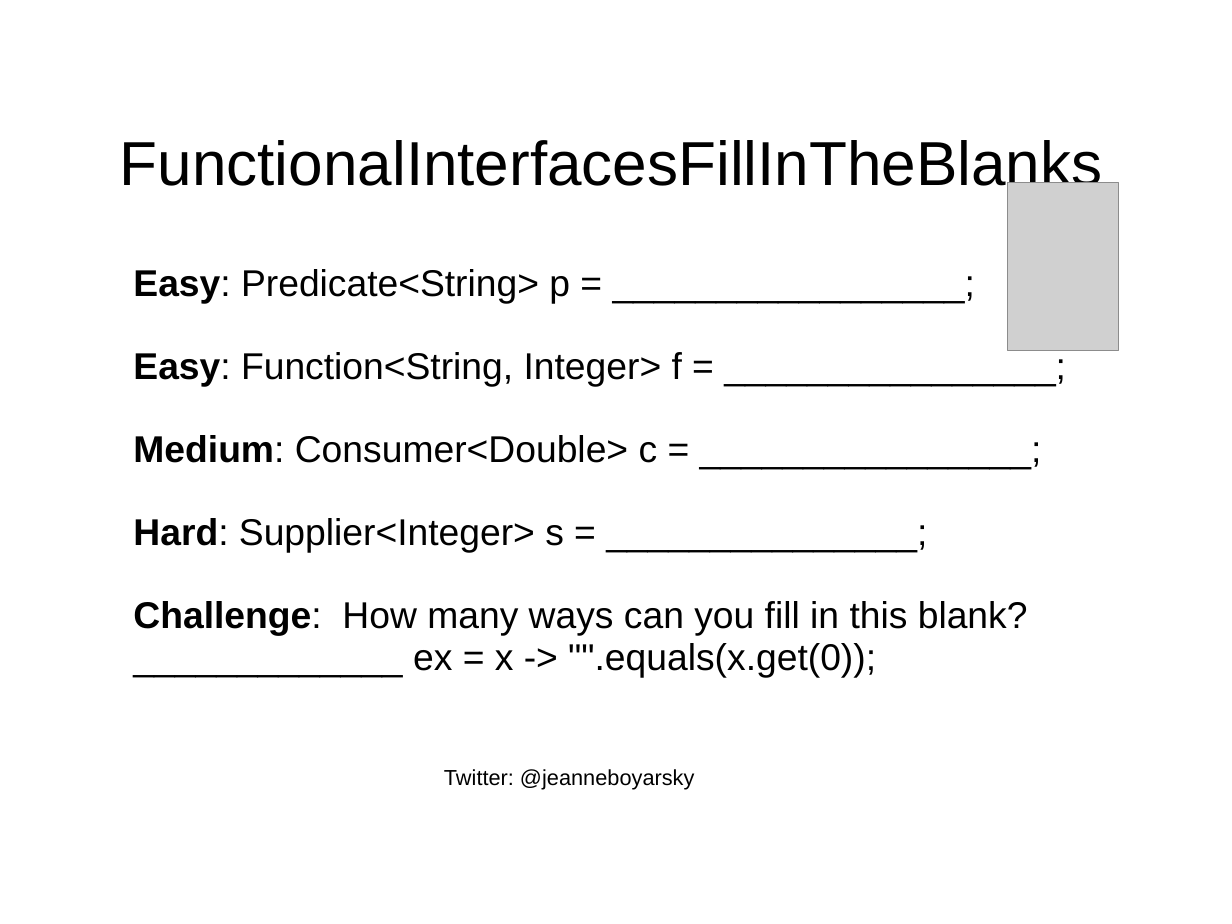
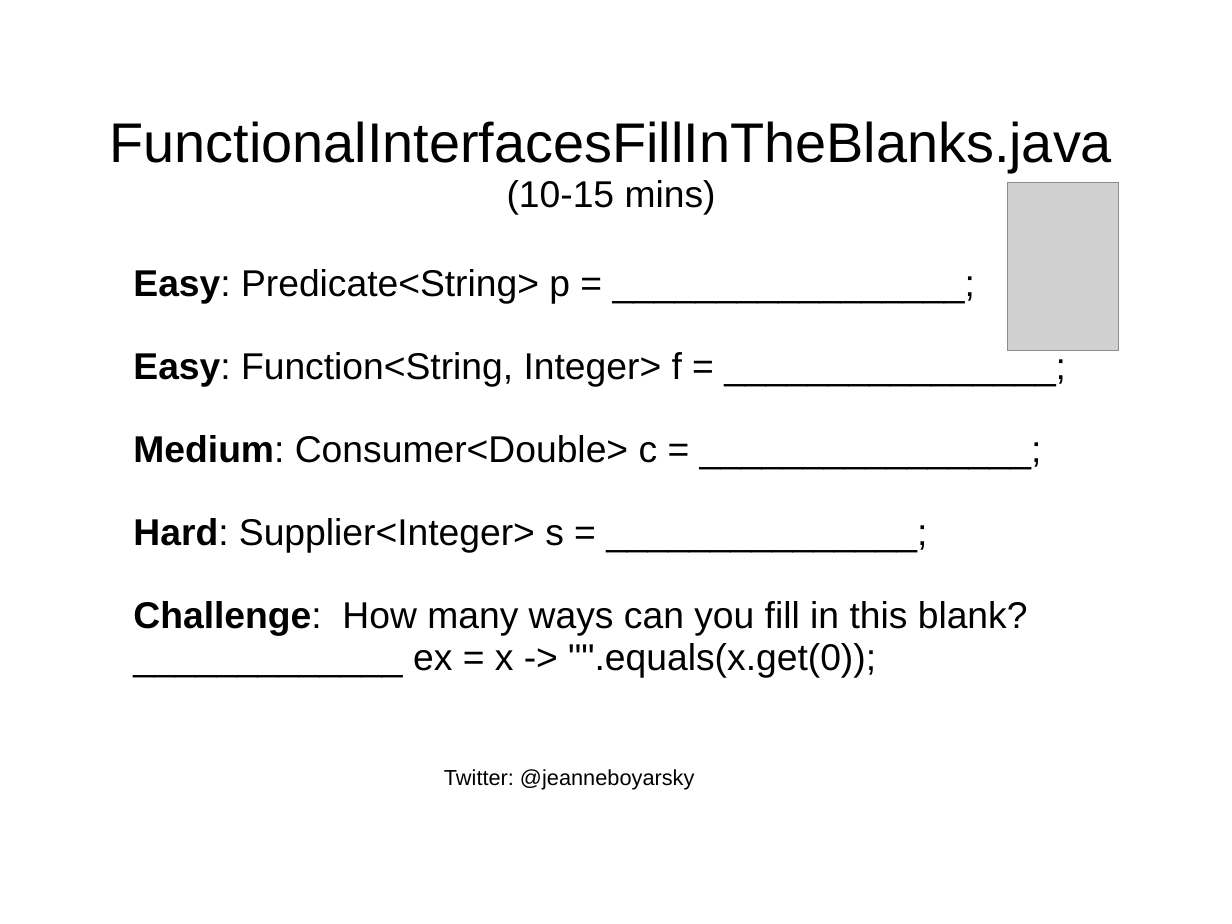
Before and after one commit to boyarsky/java-8-streams-by-puzzles, a slide deck: slide 16 of docs/Slides.ppt. Drawn at 1232x924 pixels with LibreOffice and Linux fonts; fonts in the diff are those of the drawing; grey boxes stand for pictures; background and template pictures are left out. Boxes give left, top, right and bottom in pixels: in the first picture for what was removed or moved away, otherwise in the second. Text is boxed around its words. In the diff, an @@ line names an element or a change of style, - is before the commit and + after.

```diff
--- a/docs/Slides.ppt
+++ b/docs/Slides.ppt
@@ title at [110,121,1113,215]: text changed; size 40 to 36 pt @@
-FunctionalInterfacesFillInTheBlanks
+FunctionalInterfacesFillInTheBlanks.java
+(10-15 mins)
```
Also in this commit, not shown: 13 other slides changed, 1 other file.
